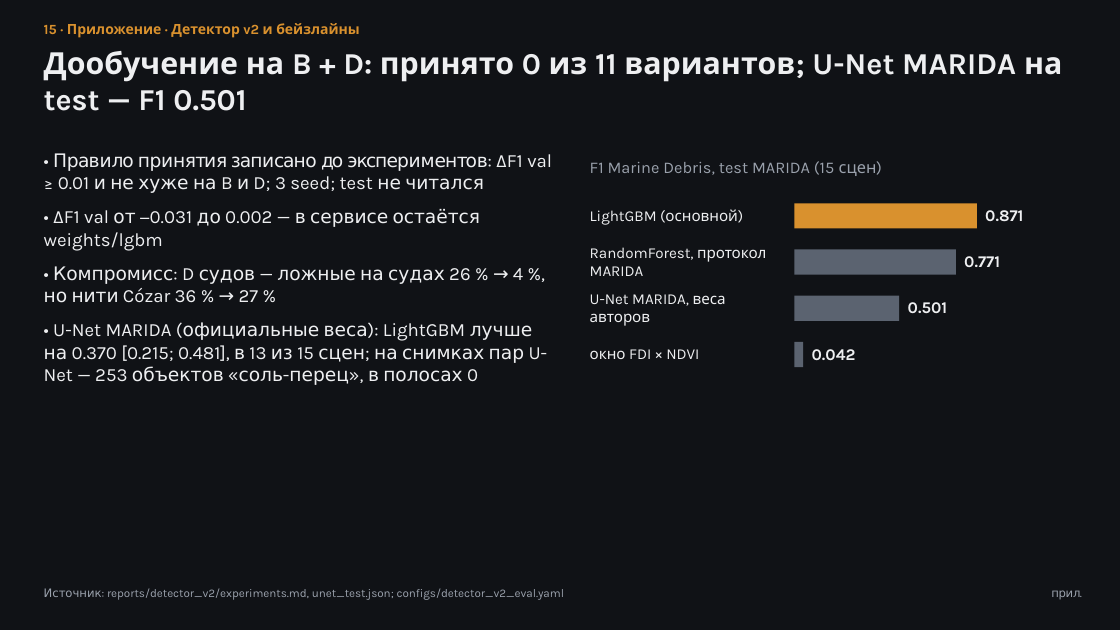
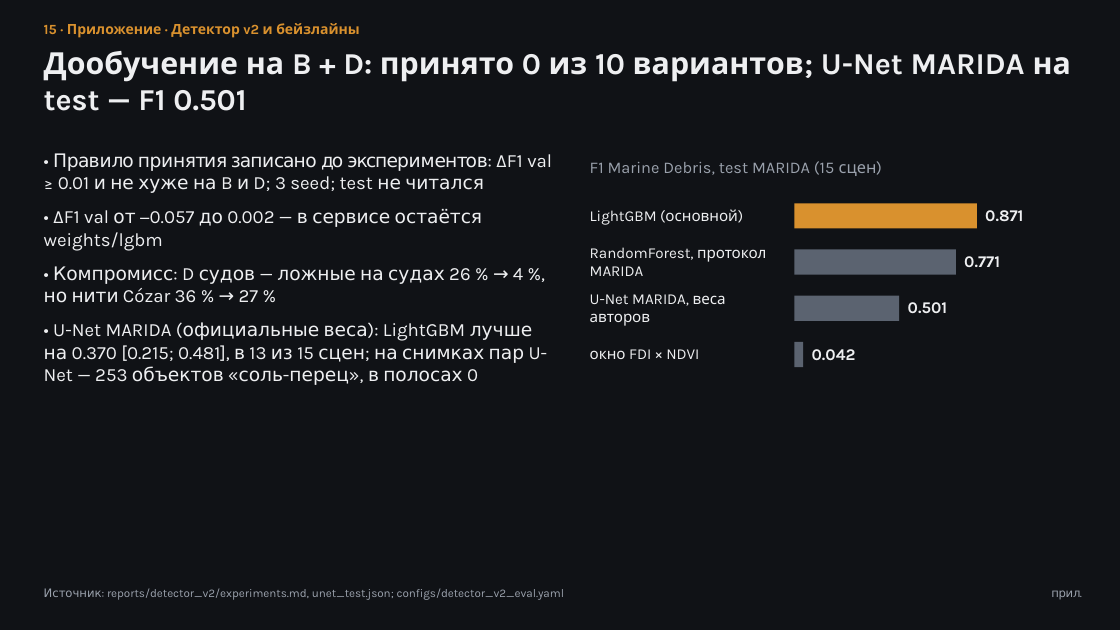
Before and after one commit to azama2t/final-cosmohack, a slide deck: slide 15 of reports/case_deck.pptx. Drawn at 1120x630 pixels with LibreOffice and Linux fonts; fonts in the diff are those of the drawing. Boxes give left, top, right and bottom in pixels: in the first picture for what was removed or moved away, otherwise in the second. Text is boxed around its words. In the diff, an @@ line names an element or a change of style, - is before the commit and + after.

```diff
--- a/reports/case_deck.pptx
+++ b/reports/case_deck.pptx
@@ text at box(44, 51, 1071, 111): text changed @@
-Дообучение на B + D: принято 0 из 11 вариантов; U-Net MARIDA на test — F1 0.501
+Дообучение на B + D: принято 0 из 10 вариантов; U-Net MARIDA на test — F1 0.501
@@ text at box(44, 209, 482, 251): text changed @@
-• ΔF1 val от −0.031 до 0.002 — в сервисе остаётся weights/lgbm
+• ΔF1 val от −0.057 до 0.002 — в сервисе остаётся weights/lgbm
```
Also in this commit, not shown: 2 other slides changed, 11 other files.
